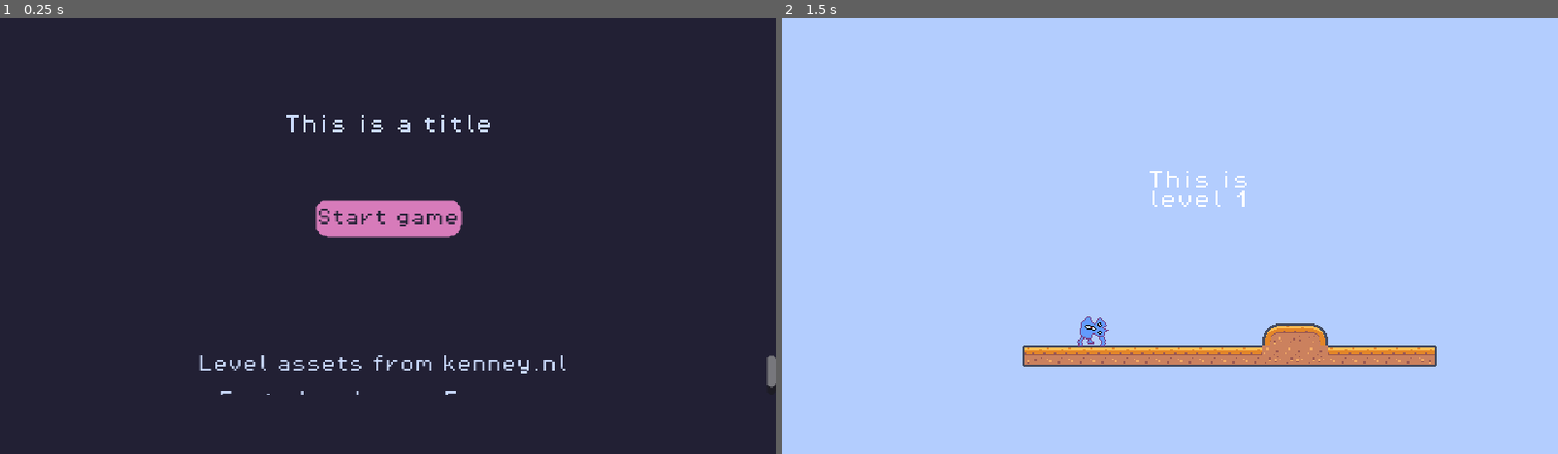
Above: before the commit, frames 1-2 (left to right).
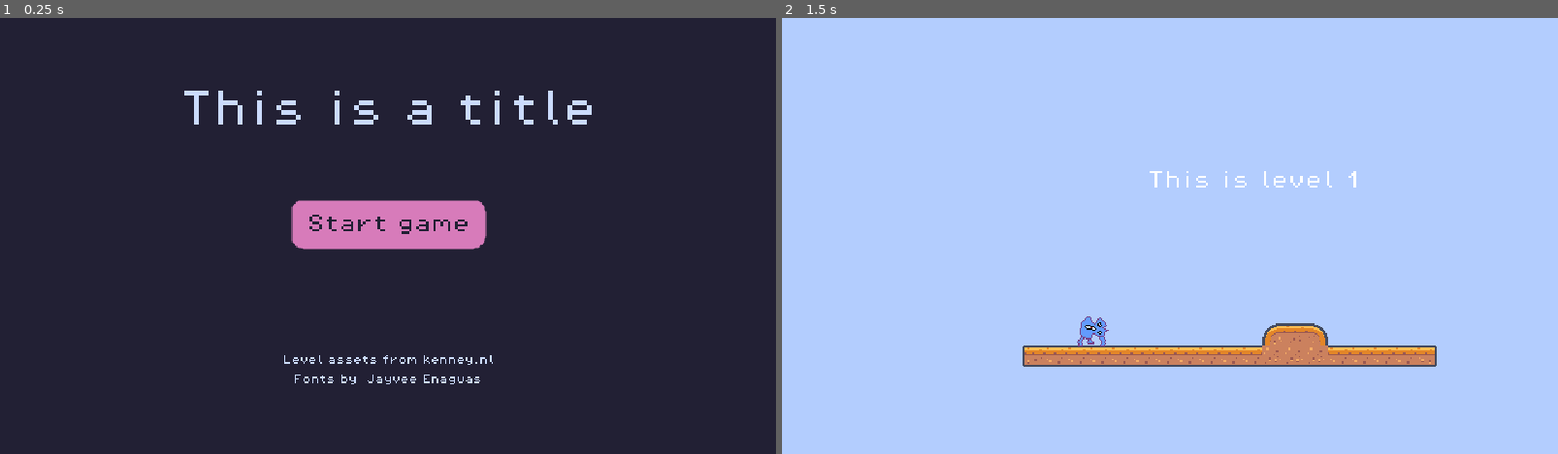
Above: after the commit, the same moments.

Repository: yndajas/ludum-dare-54
Game: Godot game, scene res://main_menu.tscn
The game is run twice, just before and just after one commit, with the same random seed, the same clock (stepped at 60 frames per second) and the same inputs.
Inputs:
- Up to frame 1 (0.25 s): no input
- Up to frame 2 (1.5 s): click "Start game" at 0.5 s; tap Enter at 1.25 s

The runs differ from the first frame. In frame 1, 3.5% of the frame differs, in the area x 23-100%, y 16-87%; in frame 2, 0.2%.

Commit message:
Use multiple of 8 for font sizes
This prevents translucent edges being added to fill in the missing
pixels, which makes pixel art look blurry

The text on the button seems to only work at 16+ for some reason, but
that's fine for now

[This thread response][1] helped

[1]: https://www.reddit.com/r/godot/comments/6kjdjm/comment/djmjpti

Diff:
--- a/level_1.tscn
+++ b/level_1.tscn
@@ -156,9 +156,10 @@
 [node name="LevelIndicator" type="RichTextLabel" parent="."]
 offset_left = 301.0
 offset_top = 126.0
-offset_right = 454.0
+offset_right = 491.0
 offset_bottom = 166.0
 theme_override_fonts/normal_font = ExtResource("1_sv30q")
+theme_override_font_sizes/normal_font_size = 16
 text = "This is level 1"
 
 [node name="TileMap" type="TileMap" parent="."]
--- a/main_menu.tscn
+++ b/main_menu.tscn
@@ -19,34 +19,35 @@
 texture = ExtResource("2_p2sxn")
 
 [node name="Title" type="RichTextLabel" parent="."]
-offset_top = 80.0
+offset_top = 60.0
 offset_right = 640.0
 offset_bottom = 103.0
 theme_override_colors/default_color = Color(0.796078, 0.858824, 0.988235, 1)
 theme_override_fonts/normal_font = ExtResource("3_hfnik")
+theme_override_font_sizes/normal_font_size = 32
 bbcode_enabled = true
 text = "[center]This is a title"
 
 [node name="Credits" type="RichTextLabel" parent="."]
 offset_top = 278.0
 offset_right = 640.0
-offset_bottom = 311.0
+offset_bottom = 325.0
 theme_override_colors/default_color = Color(0.796078, 0.858824, 0.988235, 1)
-theme_override_font_sizes/normal_font_size = 14
 theme_override_fonts/normal_font = ExtResource("3_hfnik")
+theme_override_font_sizes/normal_font_size = 8
 bbcode_enabled = true
 text = "[center]Level assets from kenney.nl
 
 [center]Fonts by  Jayvee Enaguas"
 
 [node name="StartButton" type="Button" parent="."]
-offset_left = 260.0
+offset_left = 240.0
 offset_top = 150.0
-offset_right = 380.0
-offset_bottom = 180.0
+offset_right = 400.0
+offset_bottom = 190.0
 theme_override_colors/font_color = Color(0.133333, 0.12549, 0.203922, 1)
-theme_override_font_sizes/font_size = 14
 theme_override_fonts/font = ExtResource("3_hfnik")
+theme_override_font_sizes/font_size = 16
 theme_override_styles/normal = SubResource("StyleBoxFlat_8f5ro")
 text = "Start game"
 
